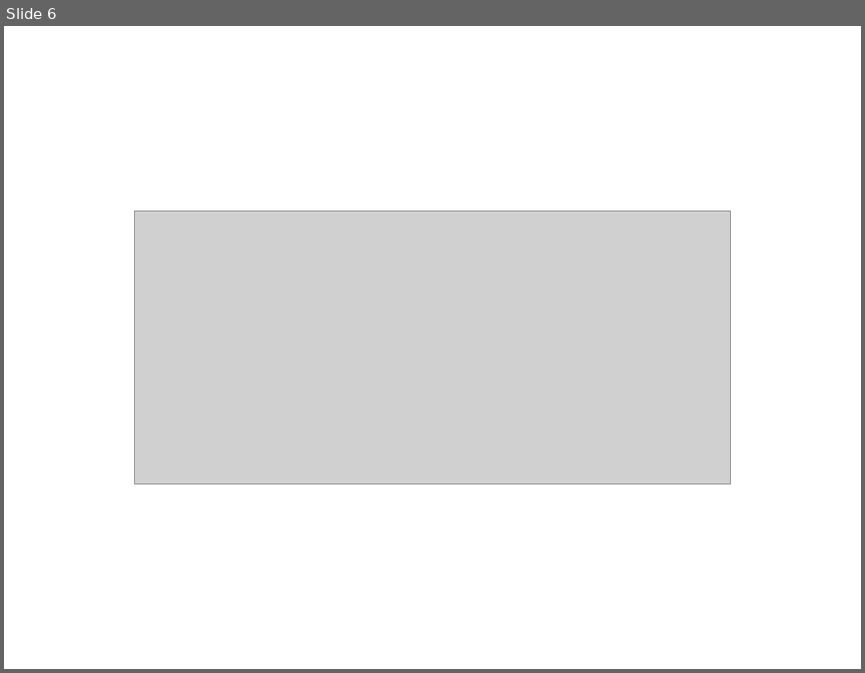
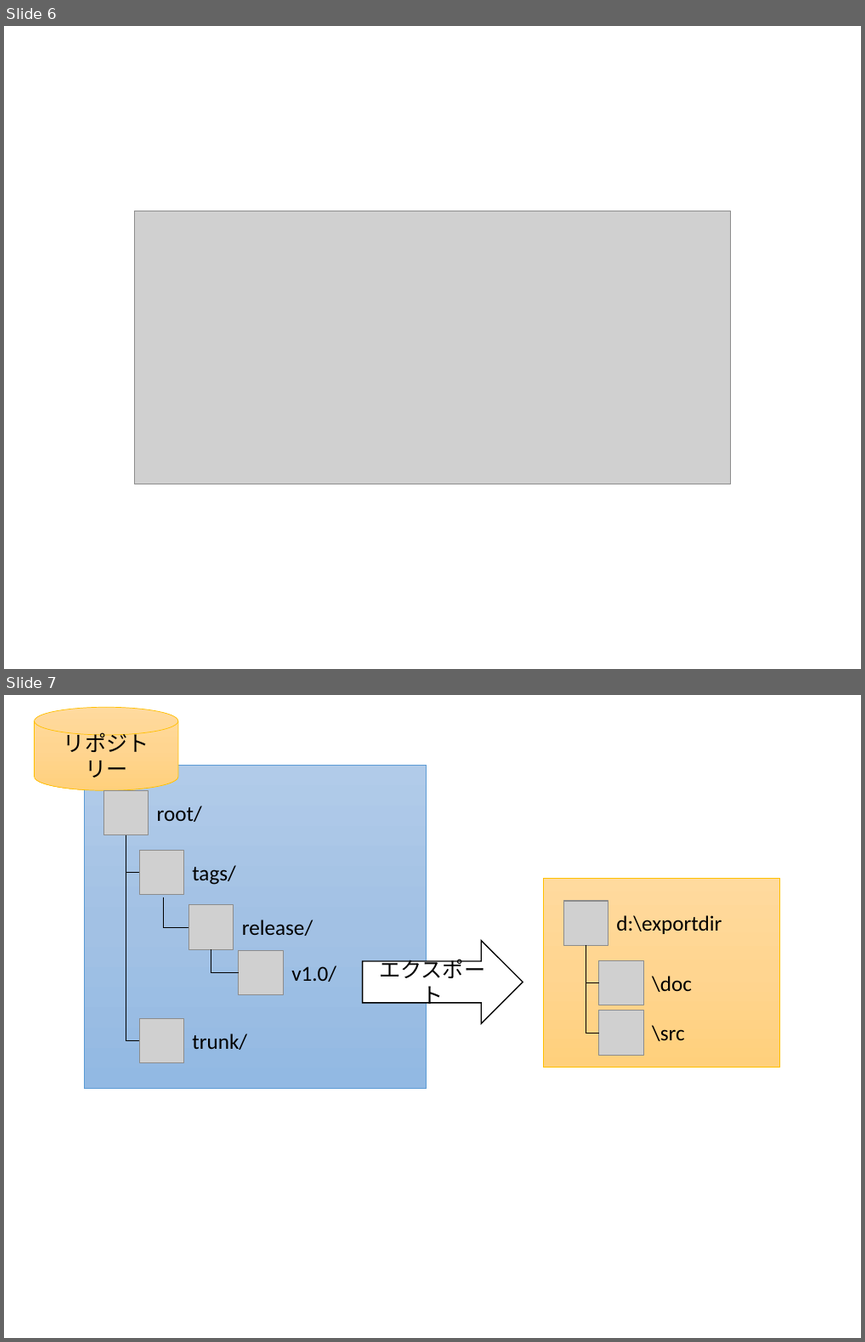
Before and after one commit to masaru-b-cl/introduction-to-svn, a slide deck: pptx/chapter-10.pptx. Shown one above the other, each under a label of ours: slide 6 before the commit, slides 6 and 7 after it. The pictures are 865x673 and 865x1342 pixels, drawn with LibreOffice and Linux fonts; fonts in the diff are those of the drawing; grey boxes stand for pictures. Boxes give left, top, right and bottom in pixels: in the first picture for what was removed or moved away, otherwise in the second. Text is boxed around its words. In the diff, an @@ line names an element or a change of style, - is before the commit and + after.

Commit message:
write chapter 10:switch and export tag

```diff
--- a/pptx/chapter-10.pptx
+++ b/pptx/chapter-10.pptx
@@ slide 7 added at box(4, 695, 861, 1338), background #FFFFFF @@
@@ cylinder added at box(34, 707, 178, 790), fill gradient #FFDB9E to #FFD590 to #FFD07C, outline #FFC000 0.5 pt, 18 pt, text #000000 @@
+リポジトリー
@@ rectangle added at box(84, 766, 426, 1088), fill gradient #B1CBE9 to #A3C1E5 to #93B9E4, outline #5B9BD5 0.5 pt @@
@@ picture added at box(103, 790, 148, 834) @@
@@ text added at box(157, 805, 202, 822), 18 pt, text #000000 @@
+root/
@@ elbow line added from (126, 834) to (139, 873), #000000 0.5 pt @@
@@ elbow line added from (126, 834) to (139, 1040), #000000 0.5 pt @@
@@ picture added at box(139, 850, 184, 895) @@
@@ text added at box(192, 865, 236, 885), 18 pt, text #000000 @@
+tags/
@@ elbow line added from (163, 897) to (189, 927), #000000 0.5 pt @@
@@ rectangle added at box(543, 879, 779, 1066), fill gradient #FFDB9E to #FFD590 to #FFD07C, outline #FFC000 0.5 pt @@
@@ picture added at box(189, 905, 234, 949) @@
@@ text added at box(242, 919, 313, 936), 18 pt, text #000000 @@
+release/
@@ picture added at box(563, 901, 608, 945) @@
@@ text added at box(616, 915, 721, 934), 18 pt, text #000000 @@
+d:\exportdir
@@ elbow line added from (211, 949) to (239, 973), #000000 0.5 pt @@
@@ right arrow added at box(362, 940, 522, 1023), fill #FFFFFF, outline #000000 1 pt, 18 pt, text #000000 @@
+エクスポート
@@ elbow line added from (585, 945) to (599, 983), #000000 0.5 pt @@
@@ picture added at box(239, 950, 284, 995) @@
@@ text added at box(291, 965, 336, 981), 18 pt, text #000000 @@
+v1.0/
@@ elbow line added from (585, 950) to (599, 1032), #000000 0.5 pt @@
@@ picture added at box(599, 960, 643, 1005) @@
@@ text added at box(652, 975, 692, 992), 18 pt, text #000000 @@
+\doc
@@ picture added at box(139, 1018, 184, 1062) @@
@@ picture added at box(599, 1010, 643, 1055) @@
@@ text added at box(652, 1025, 685, 1041), 18 pt, text #000000 @@
+\src
@@ text added at box(192, 1033, 247, 1049), 18 pt, text #000000 @@
+trunk/
```
Also in this commit, not shown: 3 other slides added, 5 other files.
